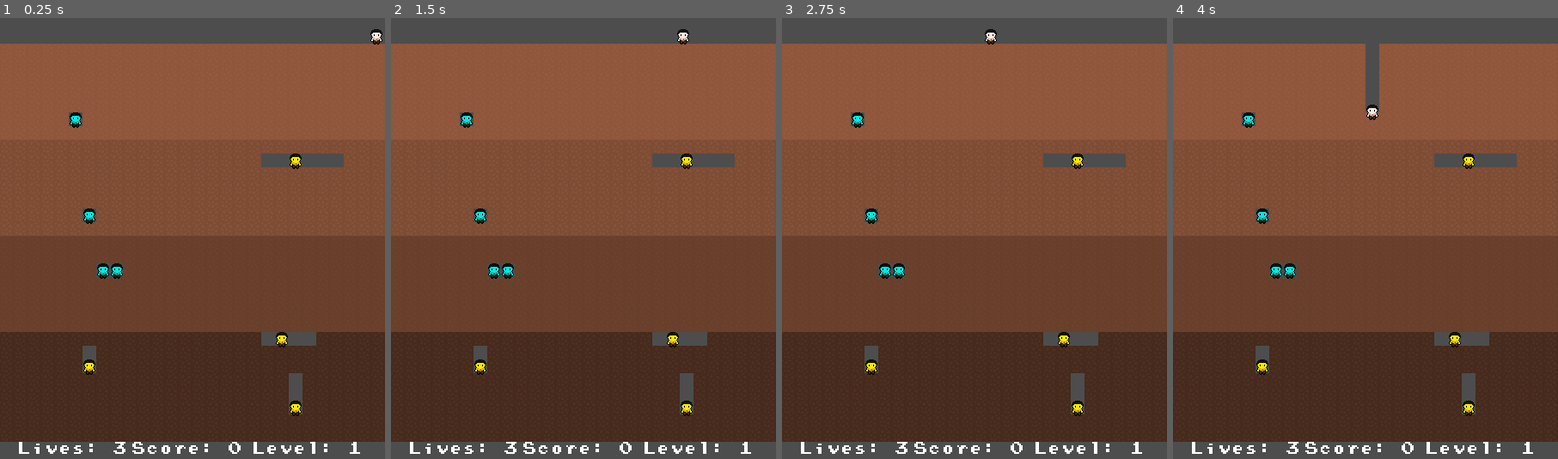
Above: before the commit, frames 1-4 (left to right).
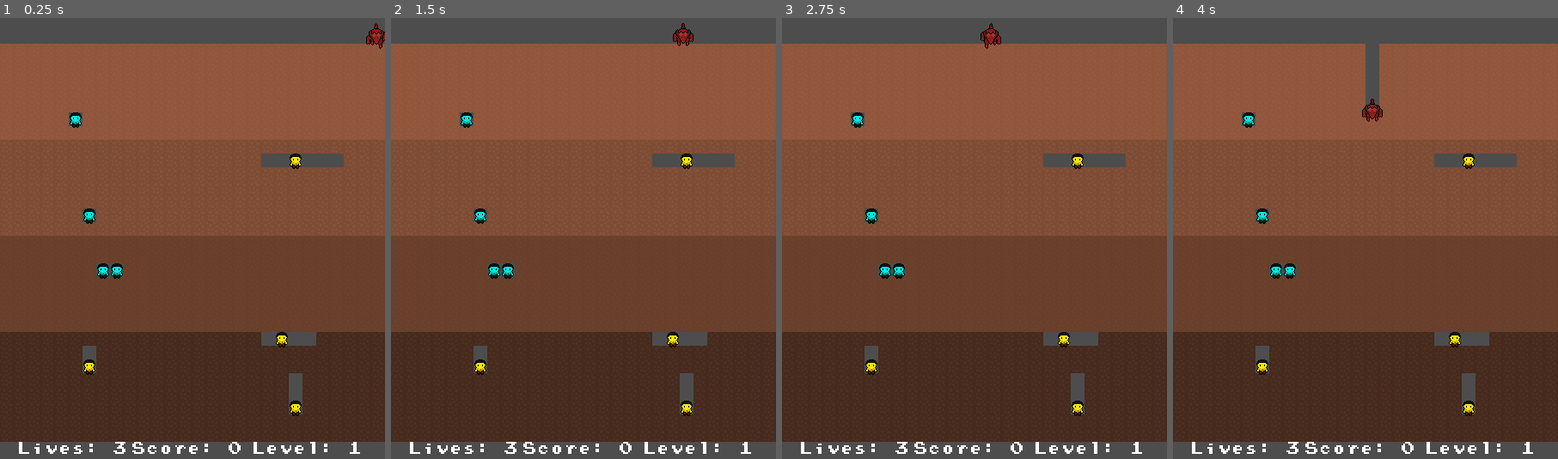
Above: after the commit, the same moments.

Repository: KyzonP/20-games---game-7
Game: Godot game, scene res://Scenes/level.tscn
Two runs of this game, one before a commit and one after it. Both use one fixed random seed, a clock stepped at 60 frames per second and the inputs below.
Inputs:
- Up to frame 1 (0.25 s): no input
- Up to frame 2 (1.5 s): hold D (move_right) 0.53-1.28 s; hold Space (shoot) 0.53-1.28 s; hold S (move_down) from 1.28 s (still down); tap Space (shoot) at 1.35 s
- Up to frame 3 (2.75 s): release S (move_down) at 2.03 s; hold D (move_right) from 2.03 s (still down); hold Space (shoot) from 2.03 s (still down)
- Up to frame 4 (4 s): release D (move_right) at 2.78 s; release Space (shoot) at 2.78 s; hold W (move_up) 2.78-3.53 s; tap Space (shoot) at 2.85 s; hold A (move_left) from 3.53 s (still down); hold Space (shoot) from 3.53 s (still down)

The runs differ from the first frame. In frame 1, 0.2% of the frame differs, in the area x 95-100%, y 1-8%; in frame 2, 0.2%; in frame 3, 0.2%, in the area x 51-57%, y 1-8%; in frame 4, 0.2%.

Commit message:
Animations started

Diff:
--- a/Scenes/level.tscn
+++ b/Scenes/level.tscn
@@ -4,8 +4,9 @@
 [ext_resource type="Texture2D" uid="uid://bcoi0t2lx6txt" path="res://assets/placeholder/Tileset.png" id="2_2r41h"]
 [ext_resource type="Script" uid="uid://cj8h4e1adu6sb" path="res://scripts/tile_map_layer.gd" id="3_klq6b"]
 [ext_resource type="Script" uid="uid://ittxvxyjog1k" path="res://scripts/player.gd" id="4_b121j"]
-[ext_resource type="Texture2D" uid="uid://bgi818xp8eb35" path="res://assets/placeholder/Sam.png" id="5_8c41q"]
+[ext_resource type="Texture2D" uid="uid://cn7j8kbefsnmn" path="res://assets/sprites/Kobold.png" id="5_klq6b"]
 [ext_resource type="FontFile" uid="uid://drfumsbcs4xxd" path="res://assets/fonts/PrStart.ttf" id="6_2r41h"]
+[ext_resource type="Texture2D" uid="uid://d1d1cokdjw24n" path="res://assets/sprites/KoboldVertical.png" id="6_b121j"]
 [ext_resource type="Script" uid="uid://b27tqbnay76xw" path="res://scripts/ui.gd" id="6_klq6b"]
 
 [sub_resource type="TileSetAtlasSource" id="TileSetAtlasSource_81xng"]
@@ -26,19 +27,147 @@
 sources/0 = SubResource("TileSetAtlasSource_81xng")
 sources/2 = SubResource("TileSetAtlasSource_wqkje")
 
-[sub_resource type="AtlasTexture" id="AtlasTexture_6phgx"]
-atlas = ExtResource("5_8c41q")
-region = Rect2(192, 0, 16, 28)
+[sub_resource type="AtlasTexture" id="AtlasTexture_8c41q"]
+atlas = ExtResource("6_b121j")
+region = Rect2(0, 0, 32, 32)
+
+[sub_resource type="AtlasTexture" id="AtlasTexture_olg7q"]
+atlas = ExtResource("6_b121j")
+region = Rect2(32, 0, 32, 32)
+
+[sub_resource type="AtlasTexture" id="AtlasTexture_t1rx8"]
+atlas = ExtResource("6_b121j")
+region = Rect2(64, 0, 32, 32)
+
+[sub_resource type="AtlasTexture" id="AtlasTexture_8iemx"]
+atlas = ExtResource("6_b121j")
+region = Rect2(96, 0, 32, 32)
+
+[sub_resource type="AtlasTexture" id="AtlasTexture_64w2a"]
+atlas = ExtResource("6_b121j")
+region = Rect2(128, 0, 32, 32)
+
+[sub_resource type="AtlasTexture" id="AtlasTexture_fpun6"]
+atlas = ExtResource("6_b121j")
+region = Rect2(160, 0, 32, 32)
+
+[sub_resource type="AtlasTexture" id="AtlasTexture_wc255"]
+atlas = ExtResource("6_b121j")
+region = Rect2(192, 0, 32, 32)
+
+[sub_resource type="AtlasTexture" id="AtlasTexture_arp2o"]
+atlas = ExtResource("6_b121j")
+region = Rect2(224, 0, 32, 32)
+
+[sub_resource type="AtlasTexture" id="AtlasTexture_ux5qa"]
+atlas = ExtResource("6_b121j")
+region = Rect2(256, 0, 32, 32)
+
+[sub_resource type="AtlasTexture" id="AtlasTexture_82cfe"]
+atlas = ExtResource("6_b121j")
+region = Rect2(288, 0, 32, 32)
+
+[sub_resource type="AtlasTexture" id="AtlasTexture_gunhw"]
+atlas = ExtResource("6_b121j")
+region = Rect2(320, 0, 32, 32)
+
+[sub_resource type="AtlasTexture" id="AtlasTexture_8gofh"]
+atlas = ExtResource("6_b121j")
+region = Rect2(352, 0, 32, 32)
+
+[sub_resource type="AtlasTexture" id="AtlasTexture_h6wmr"]
+atlas = ExtResource("6_b121j")
+region = Rect2(384, 0, 32, 32)
+
+[sub_resource type="AtlasTexture" id="AtlasTexture_pqd0y"]
+atlas = ExtResource("6_b121j")
+region = Rect2(416, 0, 32, 32)
+
+[sub_resource type="AtlasTexture" id="AtlasTexture_5k0ak"]
+atlas = ExtResource("6_b121j")
+region = Rect2(448, 0, 32, 32)
+
+[sub_resource type="AtlasTexture" id="AtlasTexture_wu01b"]
+atlas = ExtResource("6_b121j")
+region = Rect2(480, 0, 32, 32)
 
 [sub_resource type="SpriteFrames" id="SpriteFrames_81xng"]
 animations = [{
 "frames": [{
 "duration": 1.0,
-"texture": SubResource("AtlasTexture_6phgx")
+"texture": ExtResource("5_klq6b")
 }],
 "loop": true,
 "name": &"default",
 "speed": 5.0
+}, {
+"frames": [{
+"duration": 1.0,
+"texture": SubResource("AtlasTexture_8c41q")
+}, {
+"duration": 1.0,
+"texture": SubResource("AtlasTexture_olg7q")
+}, {
+"duration": 1.0,
+"texture": SubResource("AtlasTexture_t1rx8")
+}, {
+"duration": 1.0,
+"texture": SubResource("AtlasTexture_8iemx")
+}, {
+"duration": 1.0,
+"texture": SubResource("AtlasTexture_64w2a")
+}, {
+"duration": 1.0,
+"texture": SubResource("AtlasTexture_fpun6")
+}, {
+"duration": 1.0,
+"texture": SubResource("AtlasTexture_wc255")
+}, {
+"duration": 1.0,
+"texture": SubResource("AtlasTexture_arp2o")
+}],
+"loop": true,
+"name": &"down",
+"speed": 8.0
+}, {
+"frames": [],
+"loop": true,
+"name": &"left",
+"speed": 5.0
+}, {
+"frames": [],
+"loop": true,
+"name": &"right",
+"speed": 5.0
+}, {
+"frames": [{
+"duration": 1.0,
+"texture": SubResource("AtlasTexture_ux5qa")
+}, {
+"duration": 1.0,
+"texture": SubResource("AtlasTexture_82cfe")
+}, {
+"duration": 1.0,
+"texture": SubResource("AtlasTexture_gunhw")
+}, {
+"duration": 1.0,
+"texture": SubResource("AtlasTexture_8gofh")
+}, {
+"duration": 1.0,
+"texture": SubResource("AtlasTexture_h6wmr")
+}, {
+"duration": 1.0,
+"texture": SubResource("AtlasTexture_pqd0y")
+}, {
+"duration": 1.0,
+"texture": SubResource("AtlasTexture_5k0ak")
+}, {
+"duration": 1.0,
+"texture": SubResource("AtlasTexture_wu01b")
+}],
+"loop": true,
+"name": &"up",
+"speed": 8.0
 }]
 
 [sub_resource type="RectangleShape2D" id="RectangleShape2D_k5f4k"]
@@ -63,6 +192,8 @@
 [node name="AnimatedSprite2D" type="AnimatedSprite2D" parent="Player" unique_id=226540181]
 texture_filter = 1
 sprite_frames = SubResource("SpriteFrames_81xng")
+animation = &"right"
+autoplay = "down"
 
 [node name="CollisionShape2D" type="CollisionShape2D" parent="Player" unique_id=700383394]
 shape = SubResource("RectangleShape2D_k5f4k")
--- a/Scripts/player.gd
+++ b/Scripts/player.gd
@@ -97,6 +97,26 @@
 		if global_position.distance_to(centre) < (speed * delta):
 			maze.TileReached(centre)
 
+	updateAnim()
+
+func updateAnim():
+	match moveDir:
+		Direction.VOID:
+			if $AnimatedSprite2D.is_playing():
+				$AnimatedSprite2D.stop()
+		Direction.UP:
+			if $AnimatedSprite2D.animation != "up":
+				$AnimatedSprite2D.play("up")
+		Direction.DOWN:
+			if $AnimatedSprite2D.animation != "down":
+				$AnimatedSprite2D.play("down")
+		Direction.LEFT:
+			if $AnimatedSprite2D.animation != "left":
+				$AnimatedSprite2D.play("left")
+		Direction.RIGHT:
+			if $AnimatedSprite2D.animation != "right":
+				$AnimatedSprite2D.play("right")
+
 func SpawnProjectile():
 	if shootTimer >= shootTimerMax:
 		shootTimer = 0
--- a/scripts/level.gd
+++ b/scripts/level.gd
@@ -43,7 +43,6 @@
 	event_bus.emit_signal("startLevel")
 
 func checkEnemies(yPos):
-	print(yPos)
 	if yPos > 392:
 		adjustScore(40)
 	elif yPos > 280:
Binary file added: assets/sprites/Kobold.png
Not shown, added: assets/sprites/Kobold.png.import
Binary file added: assets/sprites/KoboldVertical.png
Not shown, added: assets/sprites/KoboldVertical.png.import
